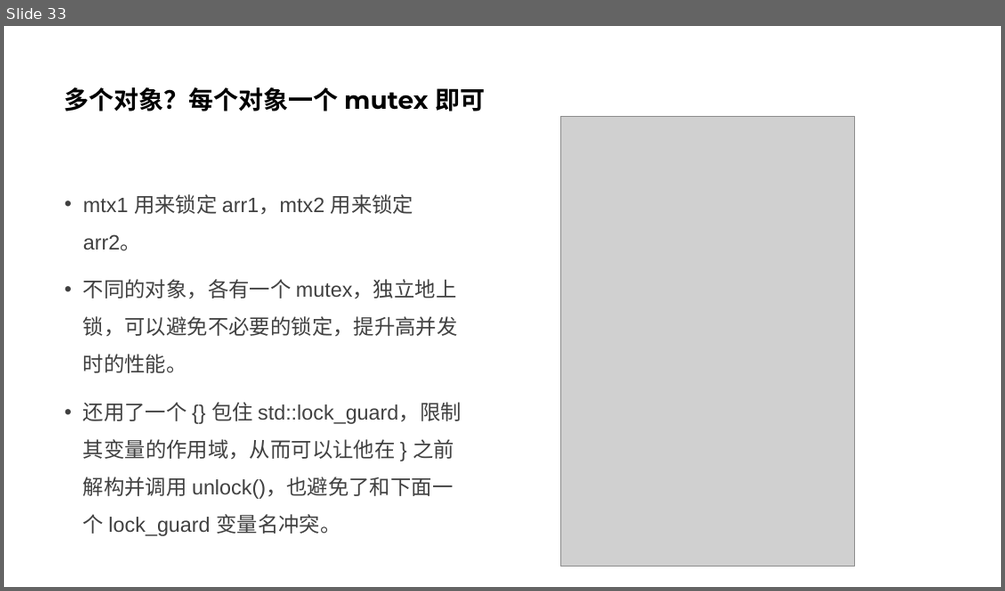
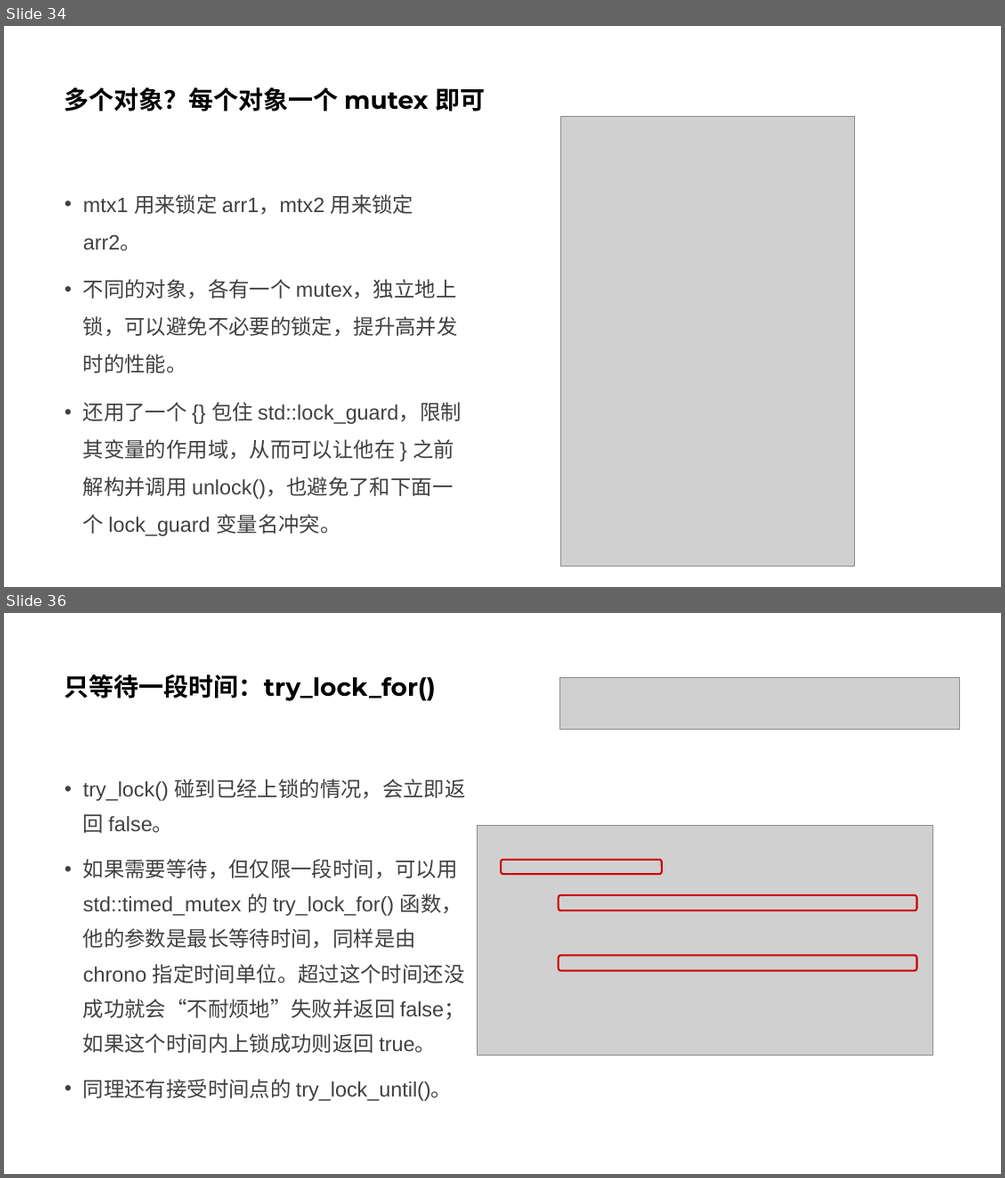
Before and after one commit to parallel101/course, a slide deck: 05/slides.pptx. Shown one above the other, each under a label of ours: slide 33 before the commit, slides 34 and 36 after it; the slides between them are not shown. The pictures are 1005x591 and 1005x1178 pixels, drawn with LibreOffice and Linux fonts; fonts in the diff are those of the drawing; grey boxes stand for pictures. Boxes give left, top, right and bottom in pixels: in the first picture for what was removed or moved away, otherwise in the second. Text is boxed around its words. In the diff, an @@ line names an element or a change of style, - is before the commit and + after.

```diff
--- a/05/slides.pptx
+++ b/05/slides.pptx
@@ slide 36 added at (x1=4, y1=613, x2=1001, y2=1174), background #FFFFFF @@
@@ title added at (x1=65, y1=674, x2=436, y2=701), 24 pt, text #000000, bold @@
+只等待一段时间：try_lock_for()
@@ picture added at (x1=560, y1=678, x2=960, y2=729) @@
@@ text added at (x1=83, y1=779, x2=466, y2=1101), 20 pt, text #404040 @@
+• try_lock() 碰到已经上锁的情况，会立即返回 false。
+• 如果需要等待，但仅限一段时间，可以用 std::timed_mutex 的 try_lock_for() 函数，他的参数是最长等待时间，同样是由 chrono 指定时间单位。超过这个时间还没成功就会“不耐烦地”失败并返回 false；如果这个时间内上锁成功则返回 true。
+• 同理还有接受时间点的 try_lock_until()。
@@ picture added at (x1=477, y1=825, x2=933, y2=1055) @@
@@ rounded rectangle added at (x1=501, y1=860, x2=662, y2=874), outline #CC0000 1.75 pt @@
@@ rounded rectangle added at (x1=558, y1=895, x2=917, y2=910), outline #CC0000 1.75 pt @@
@@ rounded rectangle added at (x1=558, y1=956, x2=917, y2=971), outline #CC0000 1.75 pt @@
@@ what was slide 33 is now slide 34 @@
```
Also in this commit, not shown: 4 slides changed, 12 other slides added, 21 other files.
